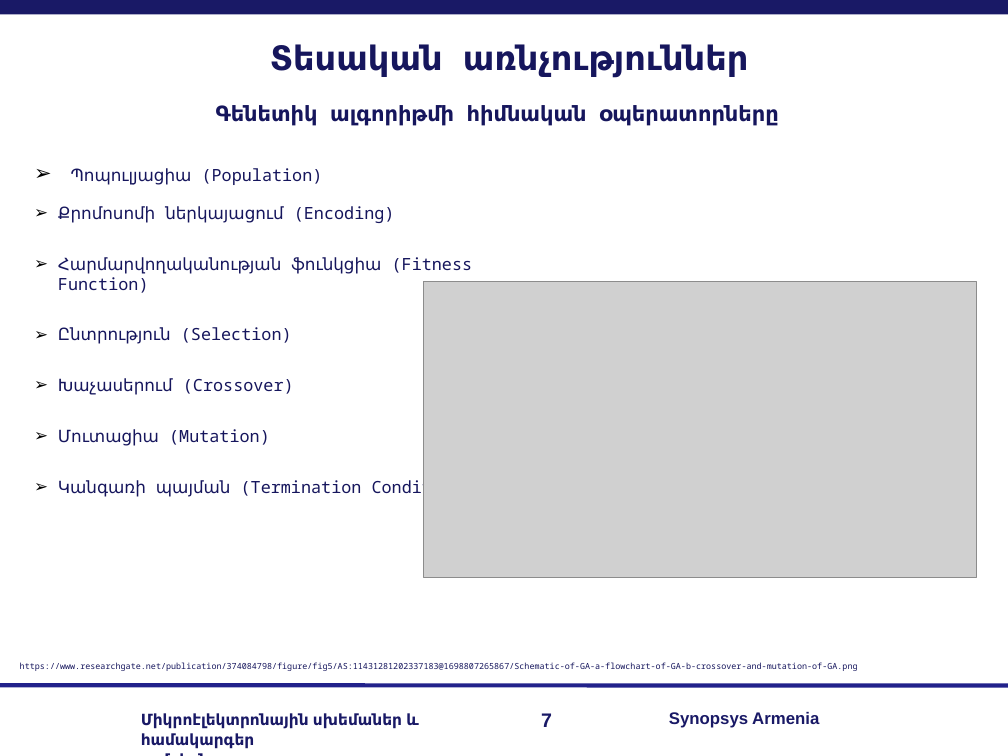
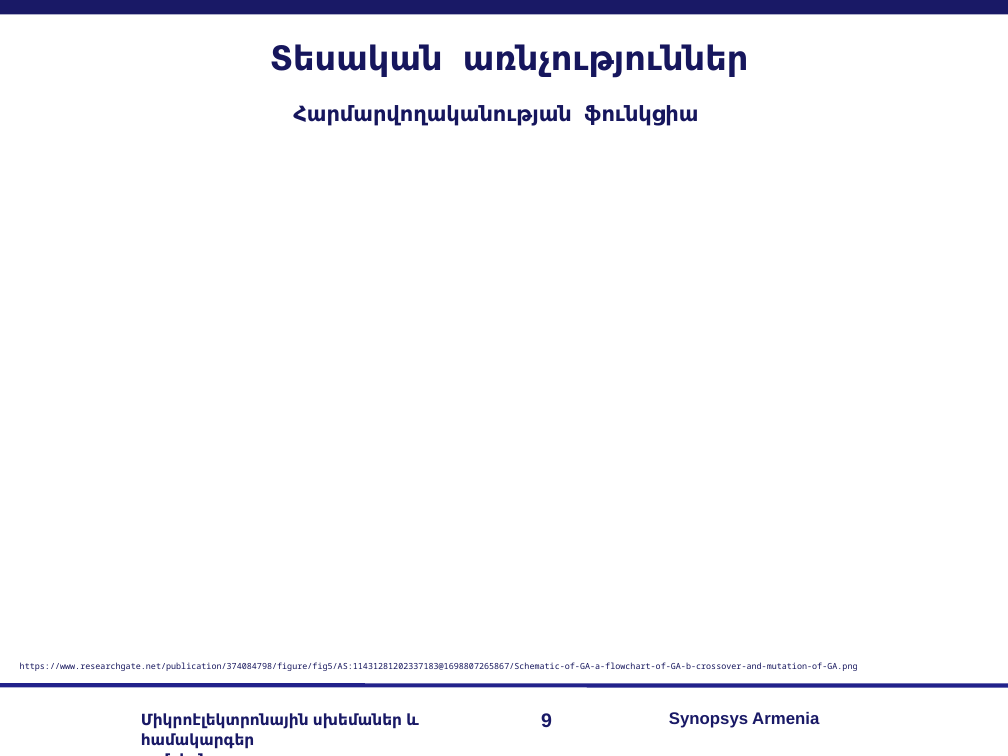
Before and after one commit to lomikist/diploma, a slide deck: slide 9 of reserches/հիմնական/Arman Sargsyan.odp (slide 7 before the commit). Drawn at 1008x756 pixels with LibreOffice and Linux fonts; fonts in the diff are those of the drawing; grey boxes stand for pictures; background and template pictures are left out. Boxes give left, top, right and bottom in pixels: in the first picture for what was removed or moved away, otherwise in the second. Text is boxed around its words. In the diff, an @@ line names an element or a change of style, - is before the commit and + after.

```diff
--- a/reserches/հիմնական/Arman Sargsyan.odp
+++ b/reserches/հիմնական/Arman Sargsyan.odp
@@ text at (293,105,698,126): text changed @@
-Գենետիկ ալգորիթմի հիմնական օպերատորները
+Հարմարվողականության ֆունկցիա
@@ text removed at (58,168,473,498) @@
-➢ Պոպուլյացիա (Population)
-➢ Քրոմոսոմի ներկայացում (Encoding)
-➢ Հարմարվողականության ֆունկցիա (Fitness Function)
-➢ Ընտրություն (Selection)
-➢ Խաչասերում (Crossover)
-➢ Մուտացիա (Mutation)
-➢ Կանգառի պայման (Termination Condition)
@@ picture removed at (423,281,977,578) @@
@@ page number at (541,713,552,727): text changed @@
-7
+9
```
Also in this commit, not shown: 2 other slides changed, 9 slides added, 4 slides removed, 10 other files.
